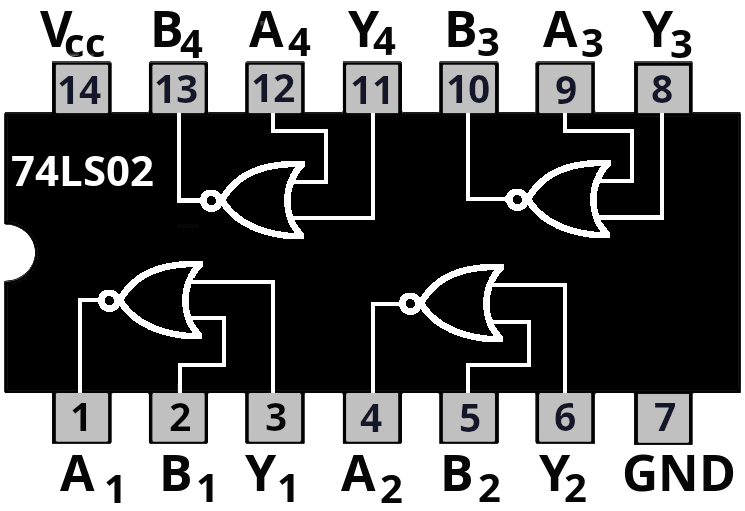
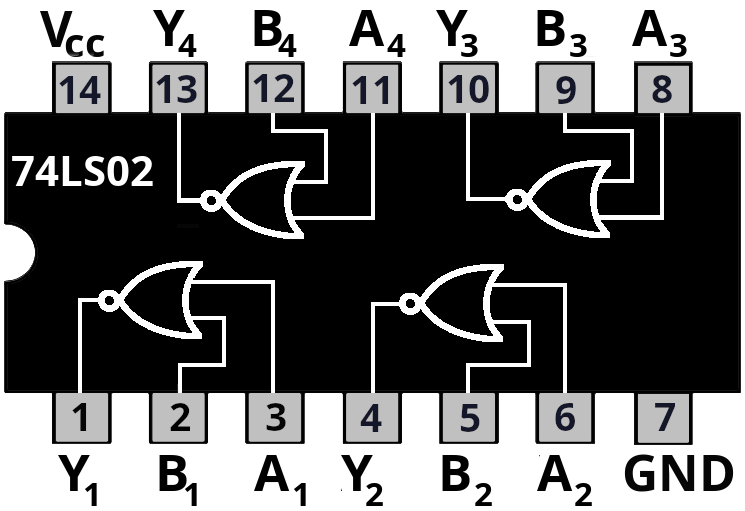
Before/after of a 745 x 511 layered artwork. What changed in the layer stack:
added layer "Bottom Subscripts" above "Top Subscripts" over (85, 483, 592, 506)
added layer "Top Subscripts" above "Bottom Labels" over (178, 34, 687, 57)
added layer "Bottom Labels" above "Top Labels" over (58, 455, 573, 491)
added layer "Top Labels" above "74LS00-black.png" over (153, 10, 668, 46)
painted on "74LS00-black.png" over (60, 11, 692, 503)
